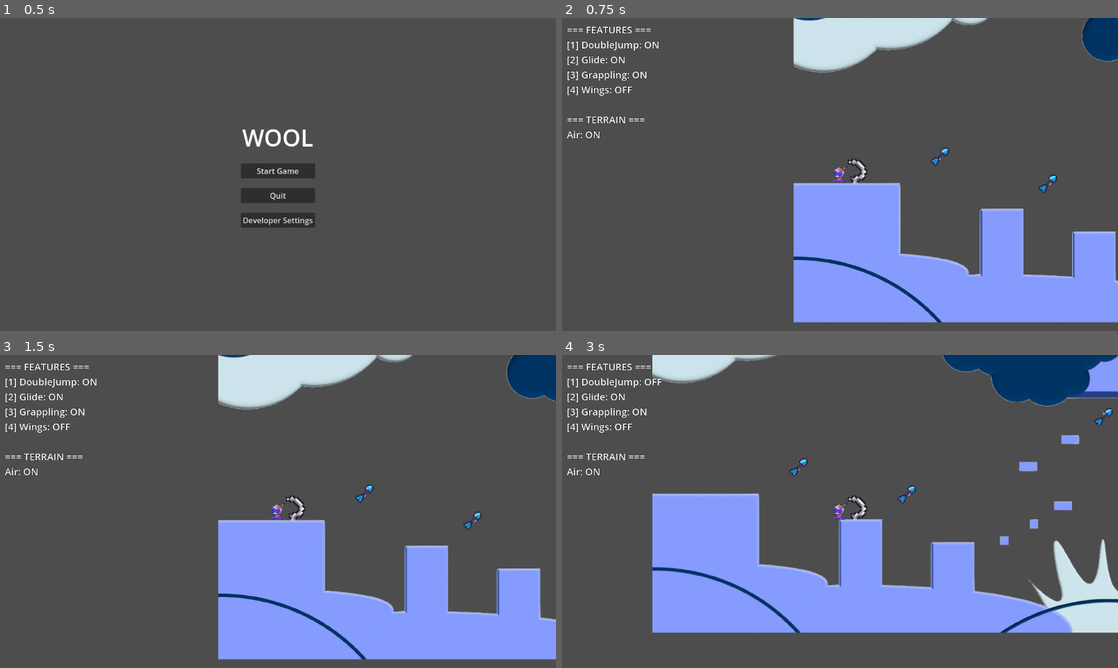
Above: before the commit, frames 1-4 (two rows, left to right).
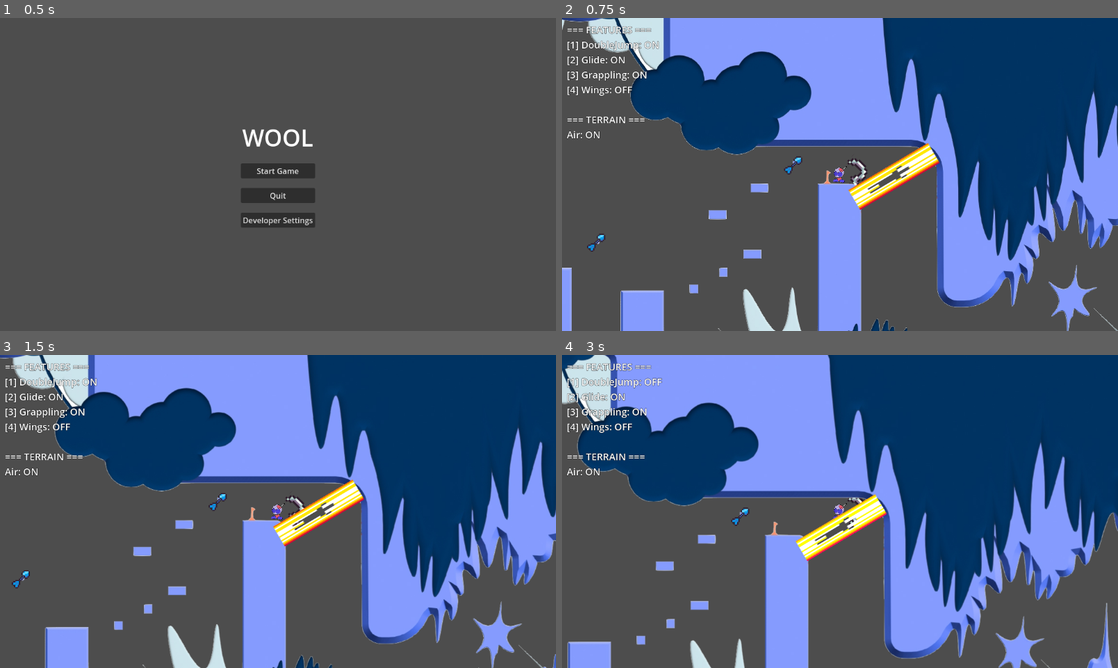
Above: after the commit, the same moments.

Repository: EliasSteffen/Wool
Game: Godot game, scene res://scenes/ui/main_menu.tscn
The game is run twice, just before and just after one commit, with the same random seed, the same clock (stepped at 60 frames per second) and the same inputs.
Inputs:
- Up to frame 1 (0.5 s): no input
- Up to frame 2 (0.75 s): click "Start Game" at 0.5 s
- Up to frame 3 (1.5 s): tap Enter at 1.25 s; hold Right (move_right) from 1.28 s (still down); tap E (grapple) at 1.35 s
- Up to frame 4 (3 s): tap Space (jump) at 1.52, 2.27 s; tap F (interact) at 2.1 s; release Right (move_right) at 2.78 s; hold A (move_left) from 2.78 s (still down); tap 1 at 2.85 s

Frame 1 is identical in both runs. In frame 2, 61% of the frame differs, in the area x 0-100%, y 0-100%; in frame 3, 62%; in frame 4, 73%.

Commit message:
feat: Aktualisiere Spielerposition in Level 1 für verbesserte Spielmechanik

Diff:
--- a/scenes/levels/level_1.tscn
+++ b/scenes/levels/level_1.tscn
@@ -162,7 +162,7 @@
 position = Vector2(96, 424)
 
 [node name="Player" parent="." instance=ExtResource("2_wool")]
-position = Vector2(96, 776)
+position = Vector2(1032, 640)
 
 [node name="Thread" parent="." instance=ExtResource("6_sk5k4")]
 position = Vector2(1144, 656)
